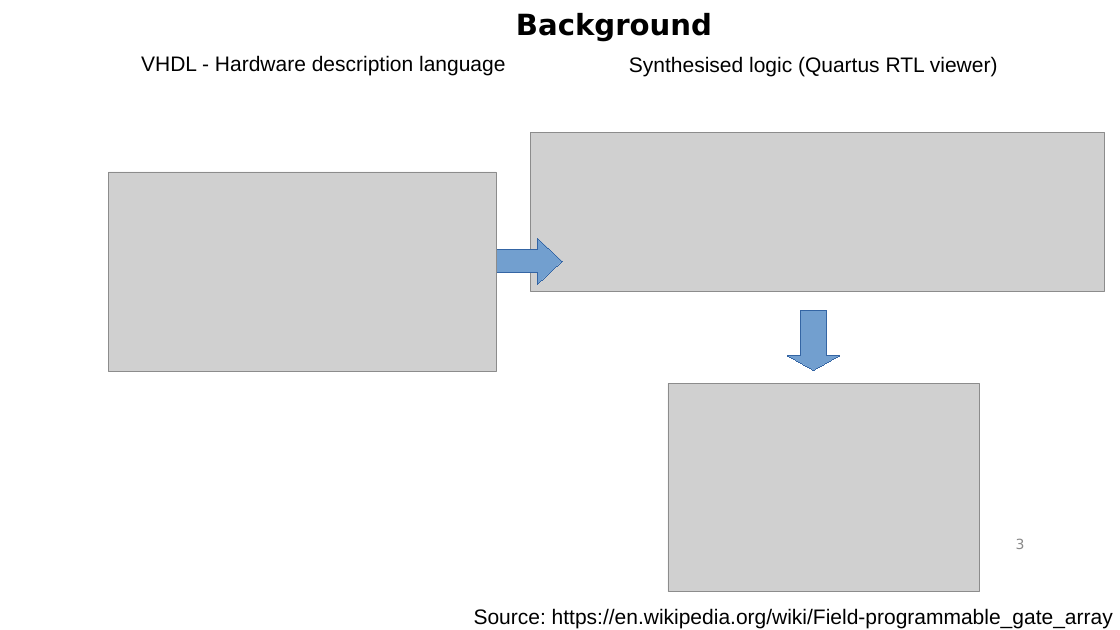
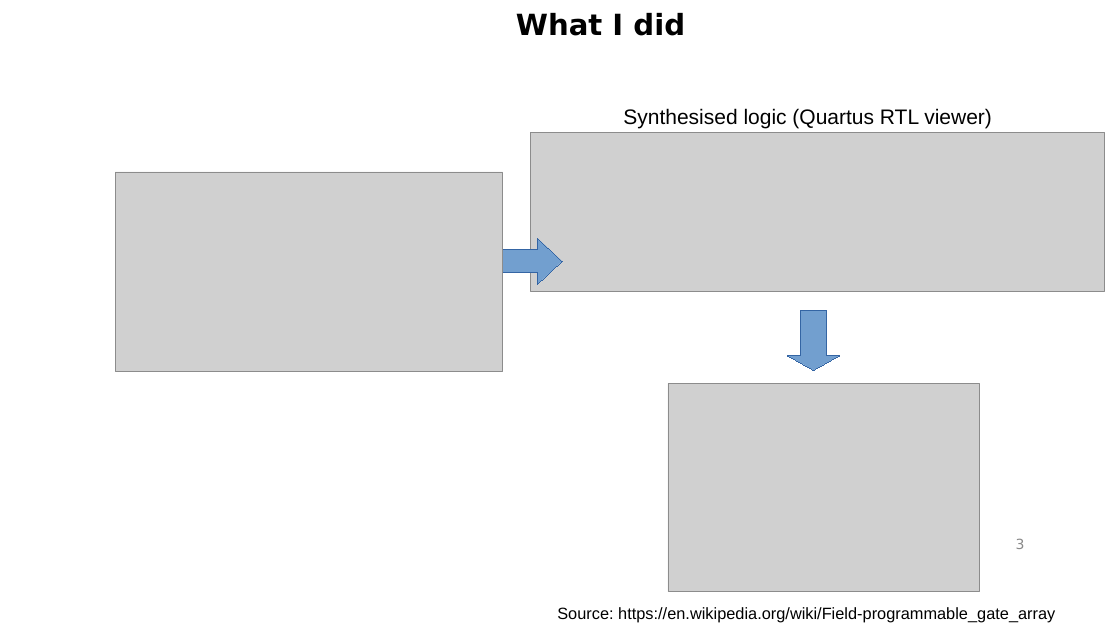
Before and after one commit to gasparka/thesis, a slide deck: slide 3 of presentation.odp. Drawn at 1120x630 pixels with LibreOffice and Linux fonts; fonts in the diff are those of the drawing; grey boxes stand for pictures; background and template pictures are left out. Boxes give left, top, right and bottom in pixels: in the first picture for what was removed or moved away, otherwise in the second. Text is boxed around its words. In the diff, an @@ line names an element or a change of style, - is before the commit and + after.

```diff
--- a/presentation.odp
+++ b/presentation.odp
@@ text at (516, 13, 685, 36): text changed @@
-Background
+What I did
@@ text removed at (141, 55, 505, 75) @@
-VHDL - Hardware description language
@@ text "Synthesised logic (Quartus RTL viewer)": place and size @@
-text "Synthesised logic (Quartus RTL viewer)" at (629, 56, 998, 77)
+text "Synthesised logic (Quartus RTL viewer)" at (623, 108, 992, 128)
@@ picture: place and size @@
-picture at (108, 172, 496, 372)
+picture at (115, 172, 502, 372)
@@ text "Source: https://en.wikipedia.org/wiki/Field-programmable_gat ...": place and size @@
-text "Source: https://en.wikipedia.org/wiki/Field-programmable_gat ..." at (474, 608, 1113, 629)
+text "Source: https://en.wikipedia.org/wiki/Field-programmable_gat ..." at (557, 607, 1055, 623)
@@ text "Source: https://en.wikipedia.org/wiki/Field-programmable_gat ..." at (557, 607, 1055, 623): size 18 to 14 pt @@
```
Also in this commit, not shown: 14 other slides changed, 14 slides added, 2 slides removed, 1 other file.
